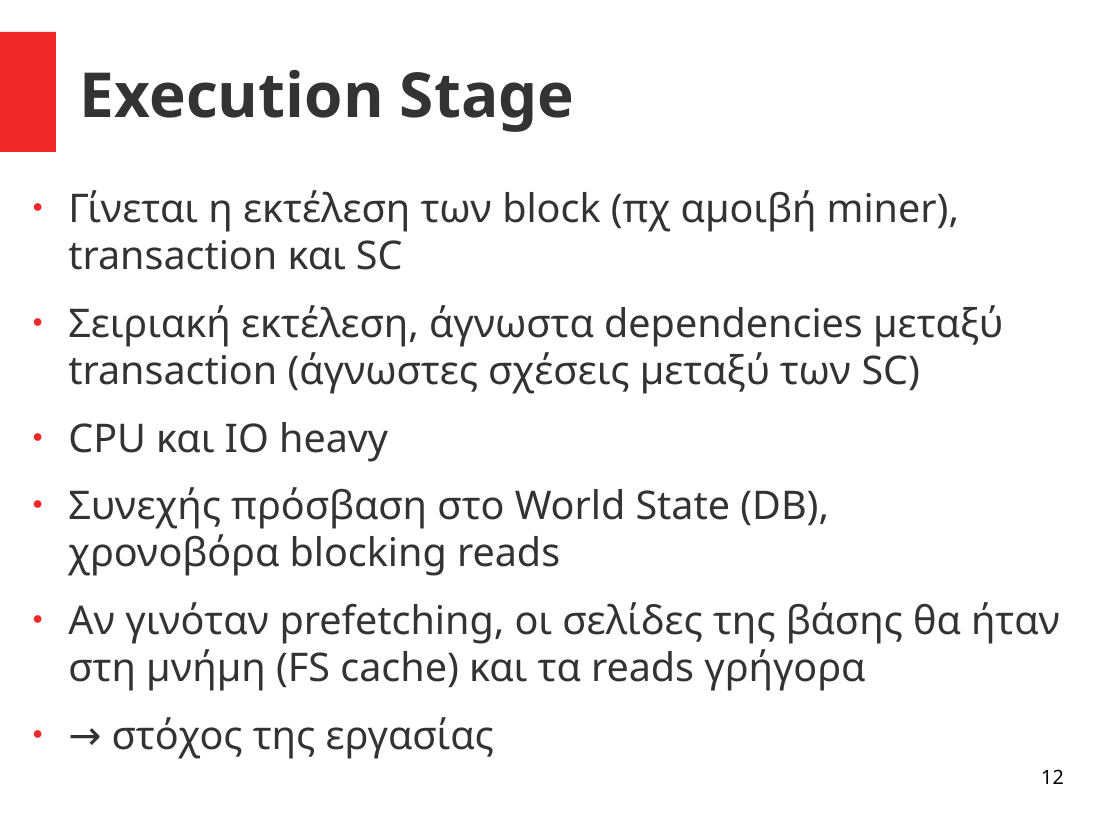
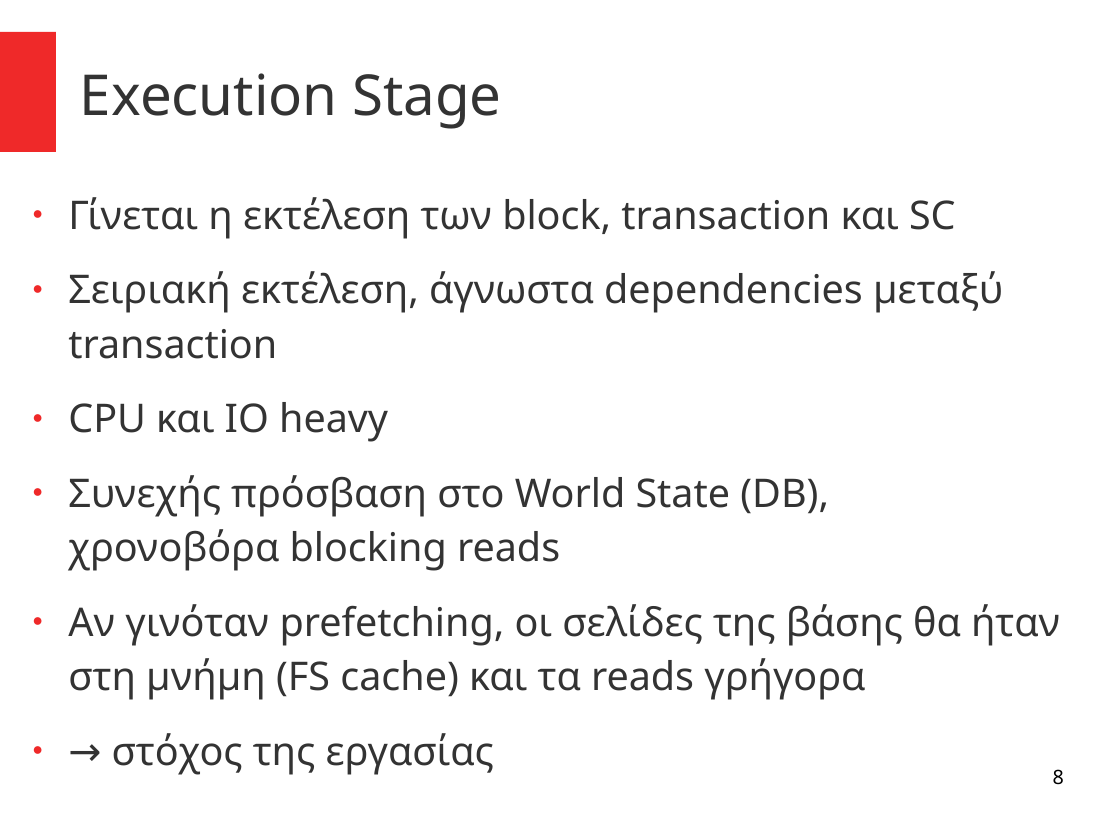
Before and after one commit to el15066/Diplomatiki, a slide deck: slide 8 of main/Presentation.odp (slide 12 before the commit). Drawn at 1120x840 pixels with LibreOffice and Linux fonts; fonts in the diff are those of the drawing. Boxes give left, top, right and bottom in pixels: in the first picture for what was removed or moved away, otherwise in the second. Text is boxed around its words. In the diff, an @@ line names an element or a change of style, - is before the commit and + after.

```diff
--- a/main/Presentation.odp
+++ b/main/Presentation.odp
@@ title "Execution Stage" at (80, 73, 501, 129): size 44 to 40 pt, bold off @@
@@ text at (68, 197, 1003, 359): text changed @@
-● Γίνεται η εκτέλεση των block (πχ αμοιβή miner), transaction και SC
-● Σειριακή εκτέλεση, άγνωστα dependencies μεταξύ transaction (άγνωστες σχέσεις μεταξύ των SC)
+● Γίνεται η εκτέλεση των block, transaction και SC
+● Σειριακή εκτέλεση, άγνωστα dependencies μεταξύ transaction
@@ text at (68, 402, 1060, 775): line spacing 1 to 1.15 @@
@@ page number at (1053, 769, 1064, 785): text changed @@
-12
+8
```
Also in this commit, not shown: 16 other slides changed, 5 slides added, 19 slides removed, 1 other file.
